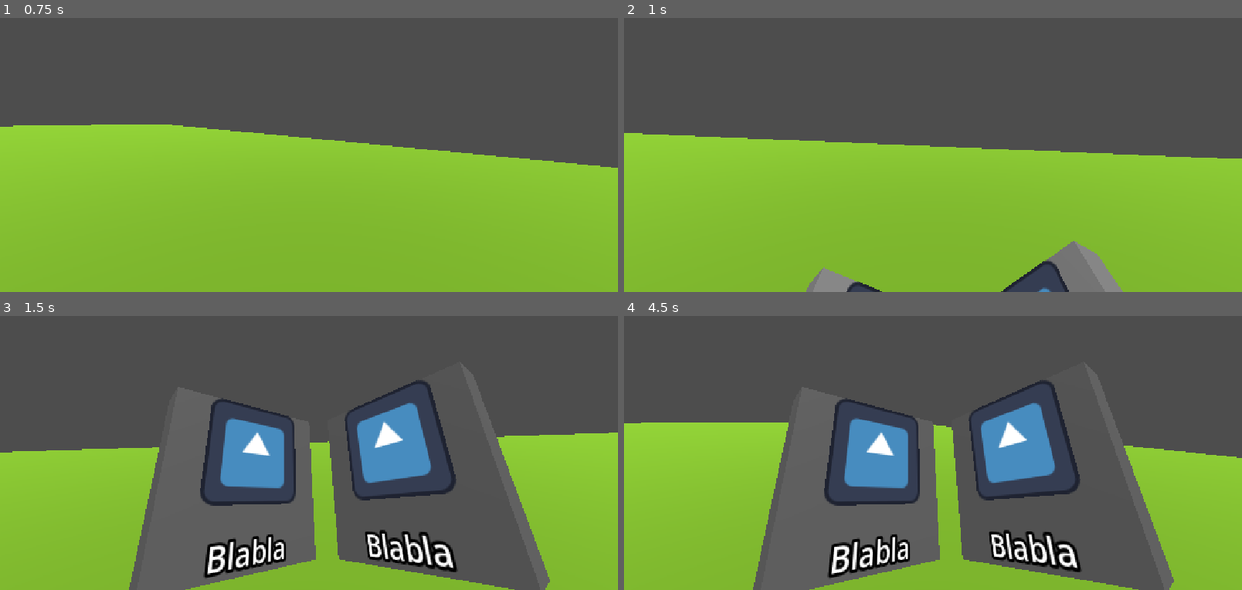
Above: before the commit, frames 1-4 (two rows, left to right).
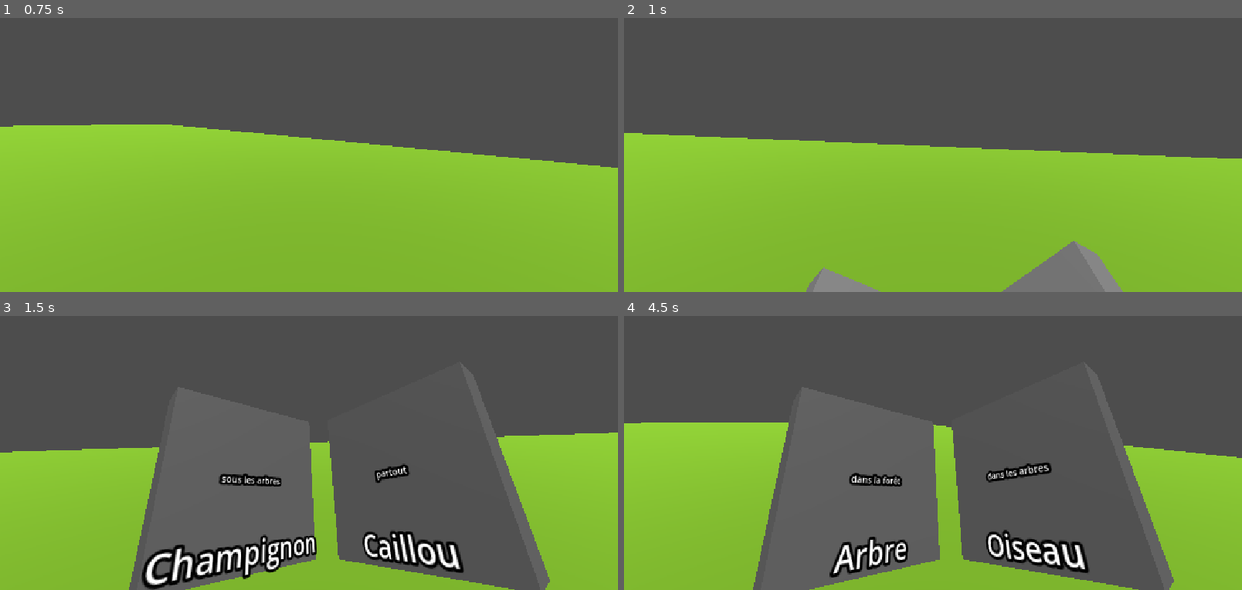
Above: after the commit, the same moments.

Repository: flatweb/gamejam4photo
Game: Godot game, scene res://root.tscn
Same seed, same stepped clock (60 frames per second), same inputs: the game is played once before the commit and once after it. The engine's default icon, where the game draws it, is replaced by a stand-in: a white triangle on a blue panel in a dark square.
Inputs:
- Up to frame 1 (0.75 s): tap Enter (ui_accept) at 0.5 s; hold Right (right) from 0.53 s (still down); tap Q (album) at 0.6 s
- Up to frame 2 (1 s): keep holding Right (right); tap Enter (ui_accept) at 0.77 s
- Up to frame 3 (1.5 s): release Right (right) at 1.28 s; hold Down (back) from 1.28 s (still down); tap Q (album) at 1.35 s
- Up to frame 4 (4.5 s): tap Enter (ui_accept) at 1.52, 2, 3.02, 3.77 s; release Down (back) at 2.03 s; hold Up (front) 2.03-2.78 s; hold Right (right) 2.03-3.53 s; tap Q (album) at 2.3, 2.85, 3.6 s; hold Left (left) from 3.53 s (still down); tap Up (front) at 4.35 s

Frame 1 is identical in both runs. In frame 2, 0.9% of the frame differs, in the area x 36-72%, y 88-100%; in frame 3, 15%, in the area x 22-76%, y 23-100%; in frame 4, 13%.

Commit message:
Affichage de l'album ; parcours des pages initialisation d'une liste de 4 objets avec indice

Diff:
--- a/album.gd
+++ b/album.gd
@@ -2,9 +2,32 @@
 
 enum Cote {GAUCHE, DROITE}
 
+var pageon = 0
+var quests : Array = [
+	{"img" : null, "titre": "Champignon", "indice" : "sous les arbres"},
+	{"img" : null, "titre": "Caillou", "indice" : "partout"},
+	{"img" : null, "titre": "Arbre", "indice" : "dans la forêt"},
+	{"img" : null, "titre": "Oiseau", "indice" : "dans les arbres"},
+]
+
 # Called when the node enters the scene tree for the first time.
 func _ready() -> void:
+	changetopageon()
 	pass # Replace with function body.
+
+func pageprev():
+	pageon = max(0,pageon-2)
+	changetopageon()
+	pass
+
+func pagenext():
+	pageon = min(quests.size(),pageon+2)
+	changetopageon()
+	pass
+
+func changetopageon():
+	change(Cote.GAUCHE,quests[pageon]["img"],quests[pageon]["titre"],quests[pageon]["indice"])
+	change(Cote.DROITE,quests[pageon+1]["img"],quests[pageon+1]["titre"],quests[pageon+1]["indice"])
 
 func change(cote : Cote, img : Image, titre : String, indice : String):
 	var page : Page
@@ -12,6 +35,7 @@
 		page = $PageGauche
 	else :
 		page = $PageDroite
+	page.change(img,titre,indice)
 
 # Called every frame. 'delta' is the elapsed time since the previous frame.
 func _process(delta: float) -> void:
--- a/joueur.gd
+++ b/joueur.gd
@@ -55,12 +55,21 @@
 func _process(delta : float):
 	# Pas d'action autorisée sur l'album est en train de bouger
 	if albumopening : return
+
 	if Input.is_action_just_pressed("album") and not albumopened :
 		albumopening = true
 		$AnimationPlayer.play("open")
 	elif Input.is_action_just_pressed("album") and albumopened :
 		albumopening = true
 		$AnimationPlayer.play("close")
+
+	if albumopened:
+		if Input.is_action_just_pressed("right"):
+			$Album.pagenext()
+			pass
+		elif Input.is_action_just_pressed("left"):
+			$Album.pageprev()
+			pass
 
 
 func _on_animation_finished(anim_name: StringName) -> void:
--- a/page.gd
+++ b/page.gd
@@ -2,13 +2,21 @@
 class_name Page
 
 @export var img : Texture
-@export var text : String
 @export var titre : String
+@export var indice : String
 
 # Called when the node enters the scene tree for the first time.
 func _ready() -> void:
 	pass # Replace with function body.
 
+func change(img : Image, titre : String, indice : String):
+	if img == null:
+		$Sprite3D.hide()
+	if img != null:
+		pass # TODO remplacer l'image par la photo
+		$Sprite3D.show()
+	$LabelTitre.text = titre
+	$LabelIndice.text = indice
 
 # Called every frame. 'delta' is the elapsed time since the previous frame.
 func _process(delta: float) -> void:
--- a/page.tscn
+++ b/page.tscn
@@ -19,6 +19,7 @@
 text = "Blabla"
 
 [node name="LabelIndice" type="Label3D" parent="." unique_id=823470959]
+transform = Transform3D(1, 0, 0, 0, 1, 0, 0, 0, 1, 0, 0, 0.11889553)
 text = "Il faut me chercher près d'un arbre"
 font_size = 11
 autowrap_mode = 2
